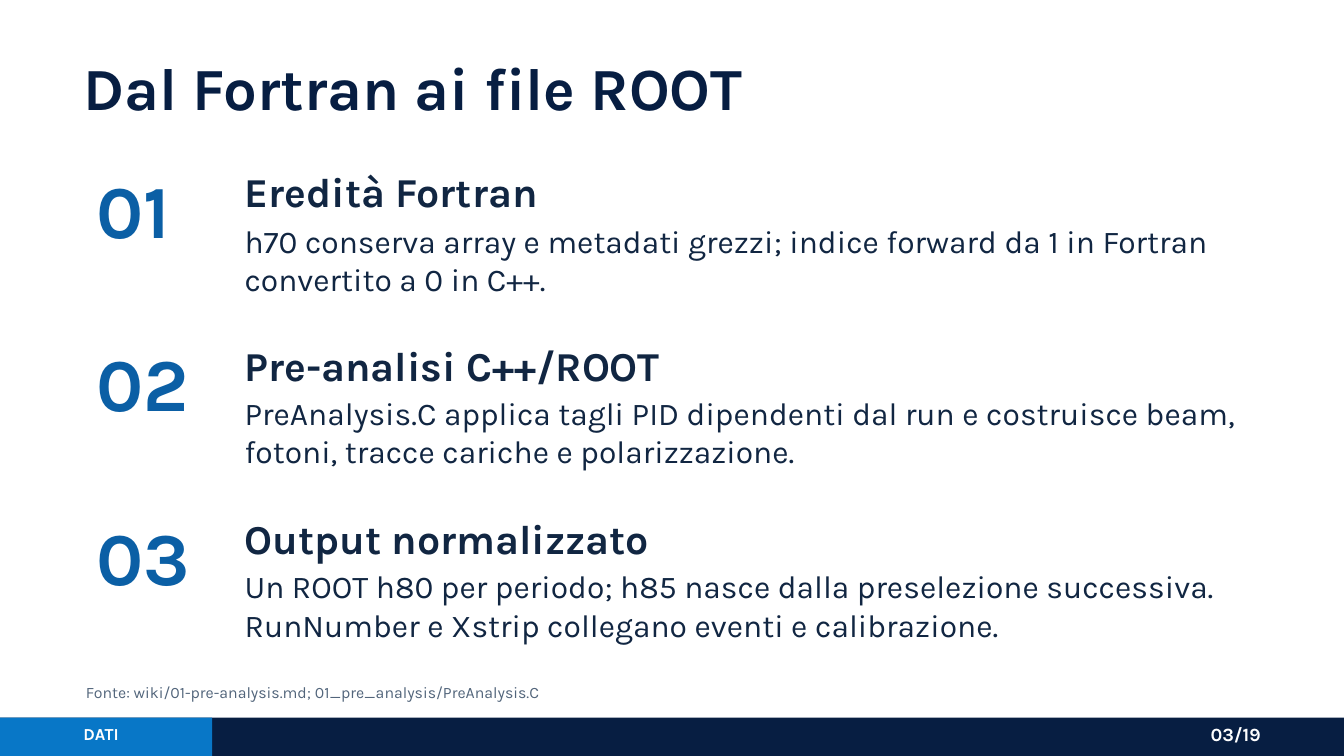
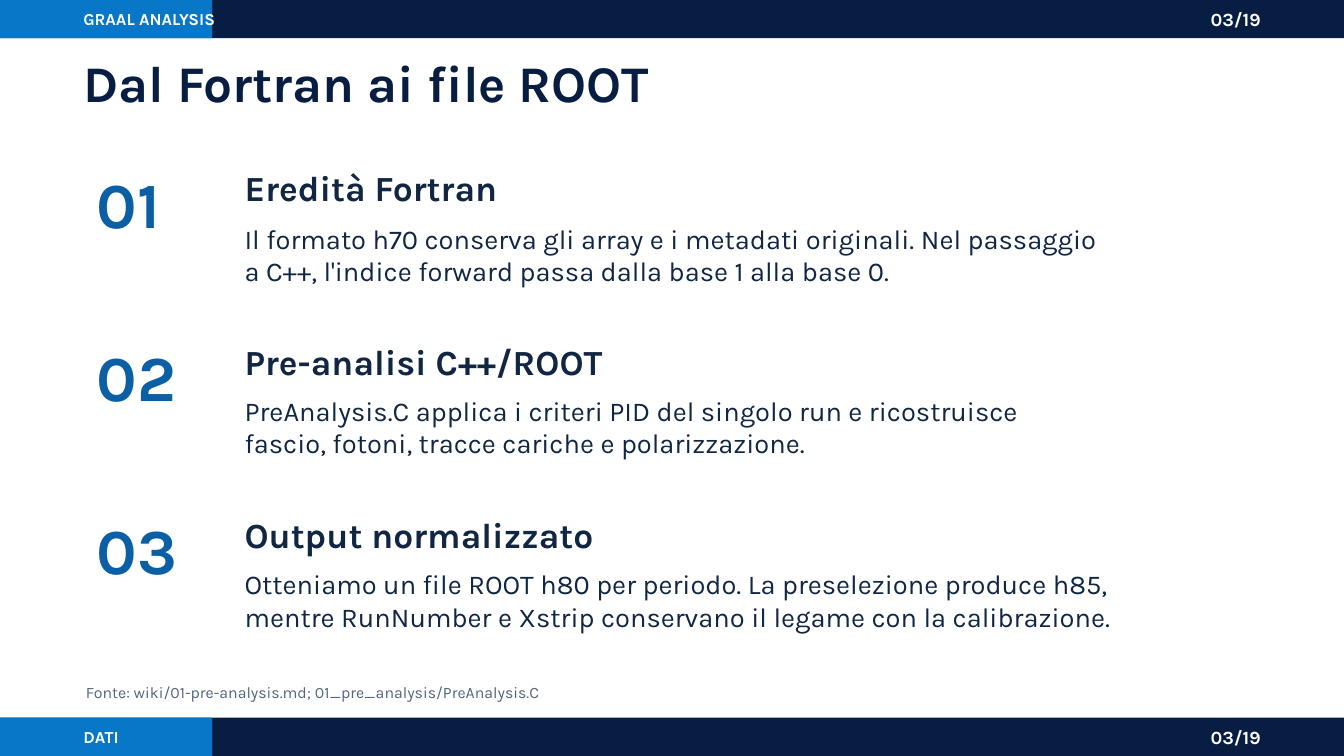
Before and after one commit to AntoninoFulci/GRAAL_Analysis, a slide deck: slide 3 of presentations/graal_analysis_framework_asimmetrie.pptx. Drawn at 1344x756 pixels with LibreOffice and Linux fonts; fonts in the diff are those of the drawing. Boxes give left, top, right and bottom in pixels: in the first picture for what was removed or moved away, otherwise in the second. Text is boxed around its words. In the diff, an @@ line names an element or a change of style, - is before the commit and + after.

Commit message:
docs: polish GRAAL presentation typography and copy

```diff
--- a/presentations/graal_analysis_framework_asimmetrie.pptx
+++ b/presentations/graal_analysis_framework_asimmetrie.pptx
@@ rectangle added at (0,0,1344,38), fill #071E42 @@
@@ rectangle added at (0,0,212,38), fill #0877C7 @@
@@ text added at (83,10,215,30), 9 pt, text #FFFFFF, bold @@
+GRAAL ANALYSIS
@@ text added at (1211,12,1261,28), 10 pt, text #FFFFFF, bold @@
+03/19
@@ text "Dal Fortran ai file ROOT" at (83,65,649,103): size 32 to 27.5 pt @@
@@ text at (245,230,1096,288): text changed; size 17 to 14.6 pt @@
-h70 conserva array e metadati grezzi; indice forward da 1 in Fortran
-convertito a 0 in C++.
+Il formato h70 conserva gli array e i metadati originali. Nel passaggio
+a C++, l'indice forward passa dalla base 1 alla base 0.
@@ text at (245,402,1017,460): text changed; size 17 to 14.6 pt @@
-PreAnalysis.C applica tagli PID dipendenti dal run e costruisce beam,
-fotoni, tracce cariche e polarizzazione.
+PreAnalysis.C applica i criteri PID del singolo run e ricostruisce
+fascio, fotoni, tracce cariche e polarizzazione.
@@ size 40 to 34.4 pt in 3 elements at (97,185,160,229), (97,358,176,402), (97,531,178,575) @@
@@ size 22 to 18.9 pt in 3 elements at (245,173,498,202), (245,348,603,378), (245,523,593,557) @@
@@ text at (245,575,1110,634): text changed; size 17 to 14.6 pt @@
-Un ROOT h80 per periodo; h85 nasce dalla preselezione successiva.
-RunNumber e Xstrip collegano eventi e calibrazione.
+Otteniamo un file ROOT h80 per periodo. La preselezione produce h85,
+mentre RunNumber e Xstrip conservano il legame con la calibrazione.
@@ text "DATI" at (83,732,118,743): vertical alignment top to middle @@
@@ text "03/19" at (1211,730,1261,746): vertical alignment top to middle @@
```
Also in this commit, not shown: 18 other slides changed, 2 other files.
